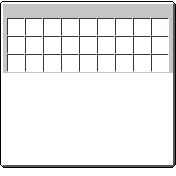
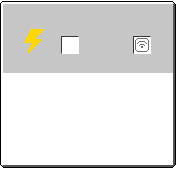
Layered file, before and after one edit (176x176). Changes by layer:
added layer "Copie de energie" above "sans fil" over [24, 29, 44, 53]
added layer "fond charger" above "quantum.png" over [7, 18, 169, 72]
